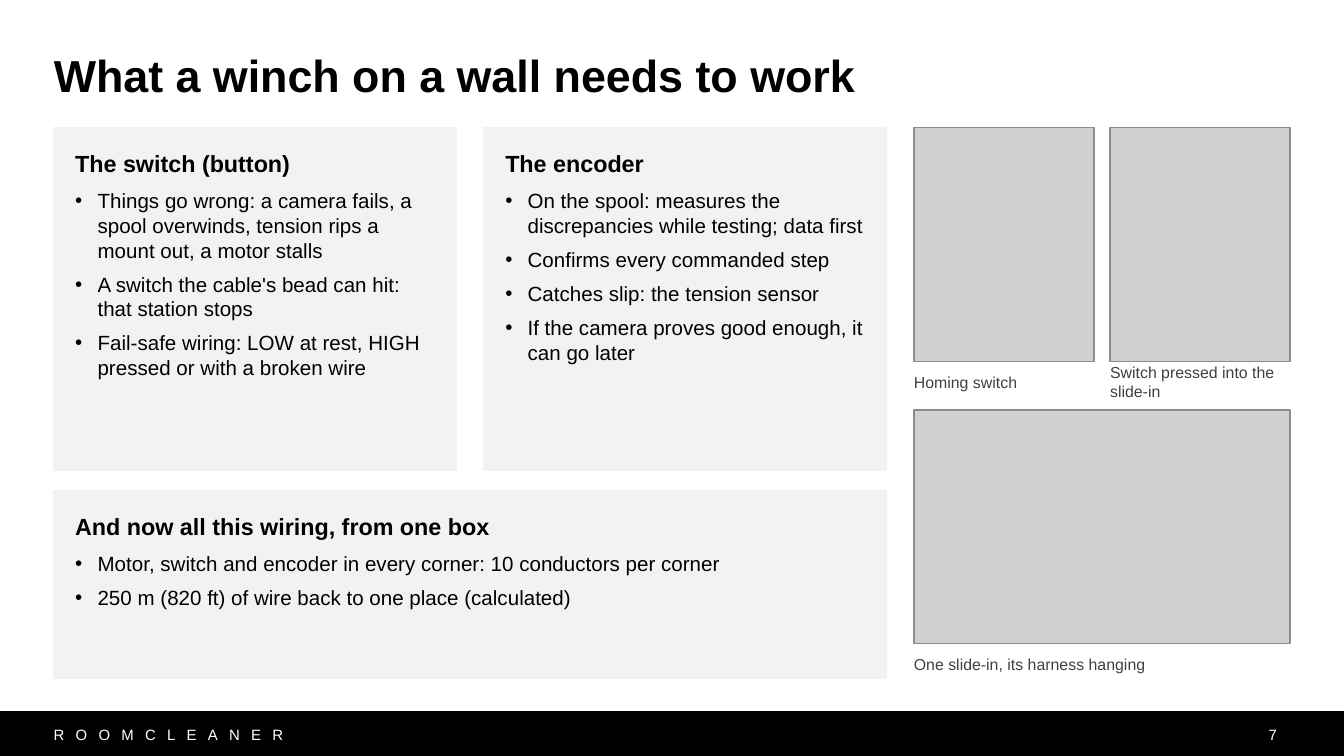
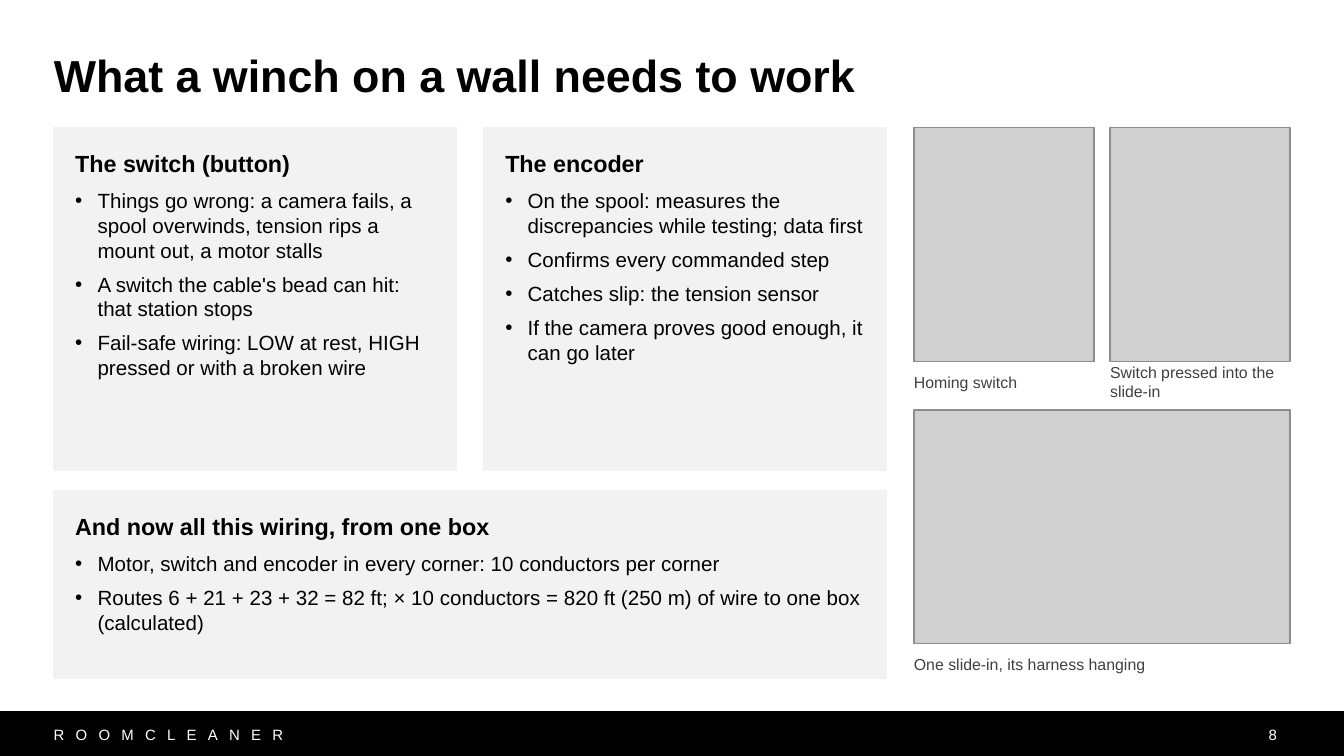
Before and after one commit to Jaspario1199/RoomCleaner, a slide deck: slide 8 of docs/presentation/deck_v10/RoomCleaner_Buntinx_v10.pptx (slide 7 before the commit). Drawn at 1344x756 pixels with LibreOffice and Linux fonts; fonts in the diff are those of the drawing; grey boxes stand for pictures. Boxes give left, top, right and bottom in pixels: in the first picture for what was removed or moved away, otherwise in the second. Text is boxed around its words. In the diff, an @@ line names an element or a change of style, - is before the commit and + after.

```diff
--- a/docs/presentation/deck_v10/RoomCleaner_Buntinx_v10.pptx
+++ b/docs/presentation/deck_v10/RoomCleaner_Buntinx_v10.pptx
@@ text in rectangle at bbox=[98, 590, 860, 635]: text changed @@
-• 250 m (820 ft) of wire back to one place (calculated)
+• Routes 6 + 21 + 23 + 32 = 82 ft; × 10 conductors = 820 ft (250 m) of wire to one box (calculated)
@@ page number at bbox=[1269, 729, 1277, 740]: text changed @@
-7
+8
```
Also in this commit, not shown: 9 other slides changed, 3 slides added, 2 slides removed, 9 other files.
